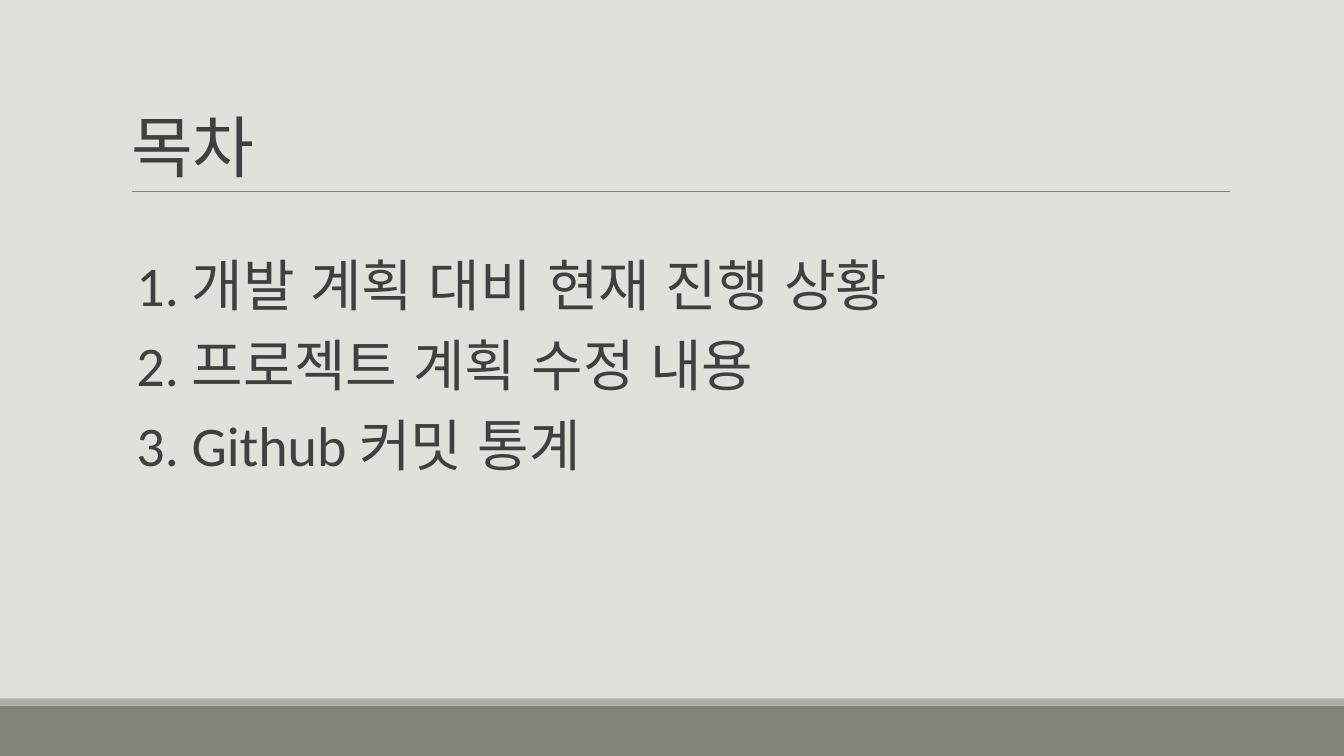
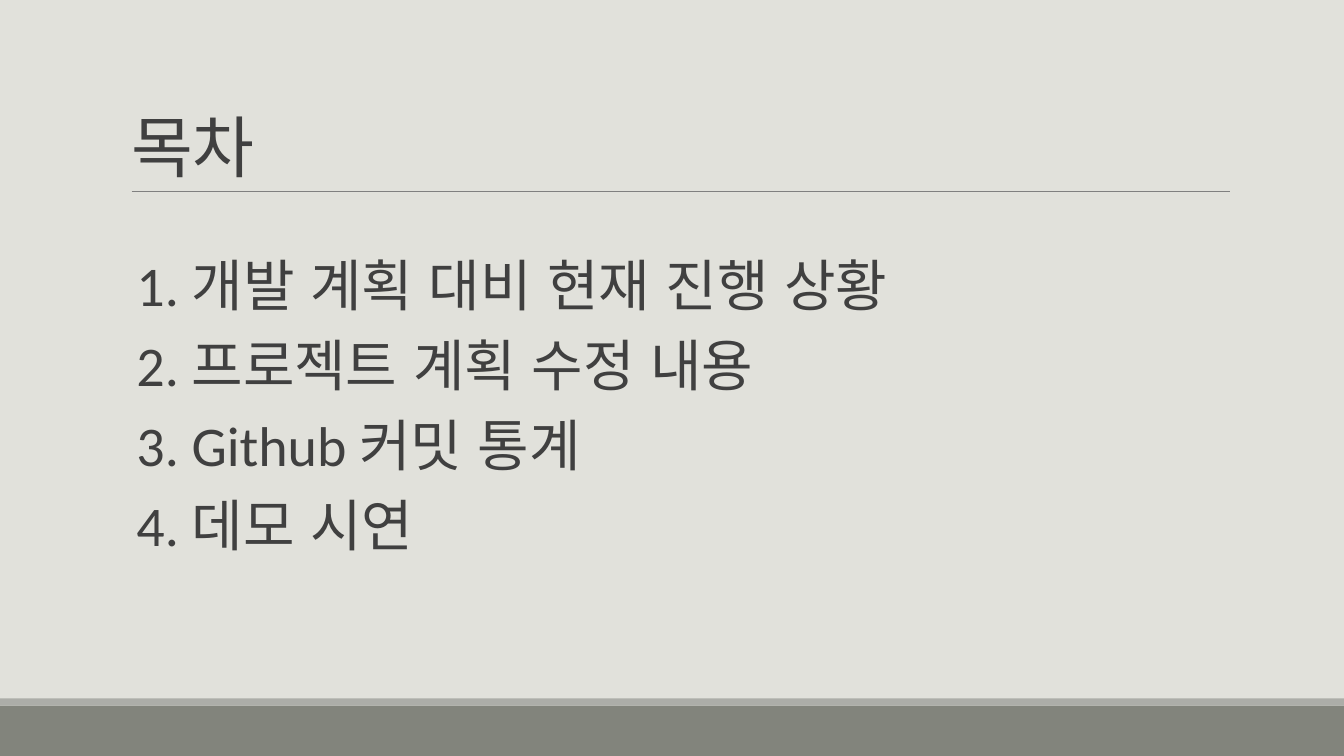
Before and after one commit to dev-kkyu/2DGP_TermProject, a slide deck: slide 2 of 2DGP 텀프로젝트 2차발표.pptx. Drawn at 1344x756 pixels with LibreOffice and Linux fonts; fonts in the diff are those of the drawing. Boxes give left, top, right and bottom in pixels: in the first picture for what was removed or moved away, otherwise in the second. Text is boxed around its words. In the diff, an @@ line names an element or a change of style, - is before the commit and + after.

```diff
--- a/2DGP 텀프로젝트 2차발표.pptx
+++ b/2DGP 텀프로젝트 2차발표.pptx
@@ text at (136, 499, 413, 551): paragraph added @@
+  4. 데모 시연
```
Also in this commit, not shown: 1 slide added, 1 other file.
